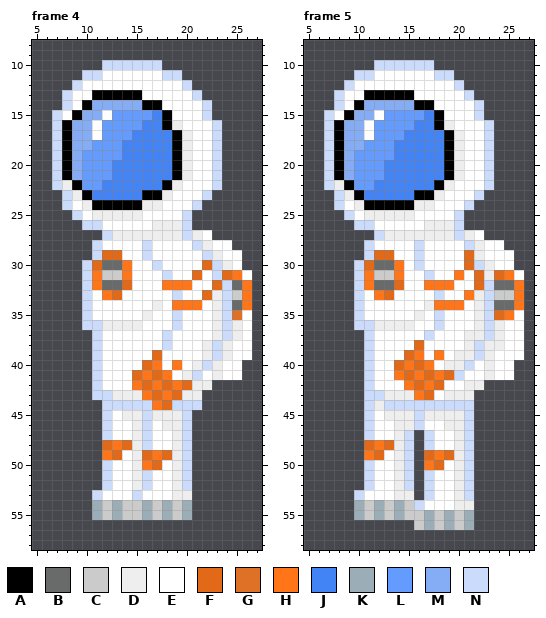
Pixel-art file: assets/scenes/Run_anim.aseprite. The picture above is the old version.
32x64 pixels, 7 frames. Shown: frame 4: x 5..27, y 8..58; frame 5: x 5..27, y 8..58.
Palette (. is transparent): A #000000  B #696a6a  C #cbcbcb  D #eeeeee  E #ffffff  F #e16918  G #df7126  H #ff7517  J #4283f6  K #9badb7  L #639bff  M #84adf6  N #cbdbfc
Pixels before, frame 4, first column x 7:
10 .....NNNNNN.........
11 ...NNEEEEEENN.......
12 ..NEEEEEEEEEEN......
13 .NEEAAAAAEEEEEN.....
14 .NEAMMMMMAAEEEEN....
15 NEAMMELLLLJAEEEN....
16 NAMMELLLLJJADEEEN...
17 NAMMELLLJJJJADEEN...
18 NAMMLLLJJJJJADEEN...
19 NAMLLLLJJJJJADEEN...
20 NAMLLLJJJJJJADEEN...
21 NAMLLLJJJJJJADEEN...
22 NDALLJJJJJJADEEEN...
23 .NDAJJJJJAADEEEN....
24 .NEDAAAAADDEEEN.....
25 ..NEDDDDDEEEEN......
26 ...NNEEEEEDDDN......
27 .....NDDDDDDDNDE....
28 ....NEEEENEEEENDEE..
29 ....NFFEENEEEEENDEE.
30 ...NFBBHEENEEEEFNDE.
31 ...NHCCHEEENEEFENFHE
32 ...NHBBFEEEHHHEEFNBH
33 ...NEHFEEEEENEEFDNCH
34 ...NEEEEEEDEHHHEDNBH
35 ...NEEEEEDEENEEEDNGE
36 ...NNDDDDEEENEEEDNDE
37 ....NEEEEEENEEEEDNDE
38 ....NEEEEEENEEEDNDEE
39 ....NEEEEEFEEEEDNDEE
40 ....NEEEEFHEHEDNDEE.
41 ....NEEEFHFHEDNEDEE.
42 ....NEEEHFHFHFDD....
43 ....NNDDDHFHFDD.....
44 .....NNNNNHFNNN.....
45 .....NEDDNDDDN......
46 .....NEEDNEDDN......
47 .....NEEDNEEDN......
48 .....FHFDNEEDN......
49 .....HFEDFHFDN......
50 .....NEEDHFEDN......
51 .....NEEDNEEDN......
52 .....NEEDNEEDN......
53 ....NEEENEEEDD......
54 ....KCKCCKCKCK......
55 ....KCKCCKCKCK......
Pixels before, frame 5, first column x 7:
10 .....NNNNNN.........
11 ...NNEEEEEENN.......
12 ..NEEEEEEEEEEN......
13 .NEEAAAAAEEEEEN.....
14 .NEAMMMMMAAEEEEN....
15 NEAMMELLLLJAEEEN....
16 NAMMELLLLJJADEEEN...
17 NAMMELLLJJJJADEEN...
18 NAMMLLLJJJJJADEEN...
19 NAMLLLLJJJJJADEEN...
20 NAMLLLJJJJJJADEEN...
21 NAMLLLJJJJJJADEEN...
22 NDALLJJJJJJADEEEN...
23 .NDAJJJJJAADEEEN....
24 .NEDAAAAADDEEEN.....
25 ..NEDDDDDEEEEN......
26 ...NNEEEEEDDDN......
27 .....NDDDDDDDNDE....
28 ....NEEEENEEEENDEE..
29 ....NFFEENEEEEFDEEE.
30 ...NFBBHENEEEEFNDEE.
31 ...NHCCHEENEEHEFDFHE
32 ...NHBBFEEHHHEEFNBBH
33 ...NEHFEEEENEEHDNCCH
34 ...NEEEEEEDHHHEDNBBH
35 ...NEEEEEDENEEEDNFHE
36 ...NNDDDDEENEEEDNDEE
37 ....NEEEEENEEEDDNDEE
38 ....NEEEEFEEEEDNDDEE
39 ....NEEEFHEHEDDNDEEE
40 ....NEEFHFHEDDNEDEE.
41 ....NEEHFHFHFNEEDEE.
42 ....NEEEHFHFEEDD....
43 ....NNDDDHFEDDD.....
44 ....NDNNNNNNNNN.....
45 ....NEDDDNDDDDN.....
46 ....NEEDDNEEDDN.....
47 ....NEEDN.NEEDN.....
48 ....FHFDN.NEEDN.....
49 ....HFEDN.FHFDN.....
50 ....NEEDN.HFEDN.....
51 ....NEEDN.NEEDN.....
52 ....NEEDN.NEEDN.....
53 ...NEEEDD.NEEDN.....
54 ...KCKCKCNEEEDD.....
55 ...KCKCKCCKCKCK.....
56 .........CKCKCK.....
The result:
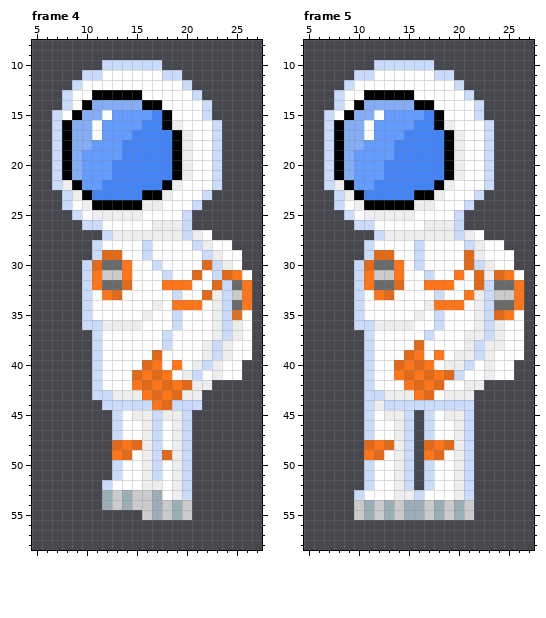
The edit:
Frame 4:
Colour C replaces colour E in row 53 at x 13 and 16.
Colour C replaces colour K in row 54 at x 13, 16, 18 and 20; in row 55 at x 16, 18 and 20.
Colour C replaces colour N in row 53 at x 15.
Colour D replaces colour E in row 52 at x 17.
Colour D replaces colour F in row 49 at x 16.
Colour D replaces colour H in row 50 at x 16.
Colour D replaces colour N in rows 45 to 48 at x 16; in rows 51 to 52 at x 16.
Colour E replaces colour D in row 45 at x 14; in row 46 at x 15 and 18; in row 47 at x 15; in rows 49 to 52 at x 15.
Colour F replaces colour D in row 48 at x 15.
Colour F replaces colour E in row 49 at x 14.
Colour F replaces colour H in row 48 at x 13.
Colour H replaces colour F in row 48 at x 14; in row 49 at x 13.
Colour K replaces colour C in row 54 at x 12, 14, 17 and 19; in row 55 at x 17 and 19.
Colour K replaces colour E in row 53 at x 12, 14 and 17.
Colour N replaces colour D in row 45 at x 17; in row 53 at x 20.
Colour N replaces colour E in row 45 at x 13; in rows 46 to 47 at x 13 and 17; in row 48 at x 17; in row 50 at x 13; in row 51 at x 13 and 17.
Colour N replaces colour F in row 50 at x 17.
Colour N replaces colour H in row 49 at x 17.
The author cleared colour C in row 55 at x 12 and 14 to 15.
The author cleared colour F in row 48 at x 12.
The author cleared colour H in row 49 at x 12.
The author cleared colour K in row 54 at x 11; in row 55 at x 11 and 13.
The author cleared colour N in rows 45 to 47 at x 12; in rows 50 to 51 at x 12; in row 53 at x 11.
Frame 5:
Colour C replaces colour D in row 54 at x 21.
Colour C replaces colour E in row 54 at x 17 and 19.
Colour C replaces colour K in row 54 at x 10, 12 and 14; in row 55 at x 10, 12, 14, 17, 19 and 21.
Colour E replaces colour D in row 45 at x 18; in row 46 at x 19.
Colour E replaces colour F in row 49 at x 19; in row 50 at x 18.
Colour E replaces colour N in row 53 at x 17.
Colour F replaces colour E in row 48 at x 19.
Colour F replaces colour H in row 49 at x 18.
Colour F replaces colour N in row 48 at x 17.
Colour H replaces colour E in row 48 at x 18.
Colour H replaces colour F in row 49 at x 17.
Colour K replaces colour C in row 54 at x 11, 13 and 15; in row 55 at x 11, 13, 15 to 16, 18 and 20.
Colour K replaces colour D in row 54 at x 20.
Colour K replaces colour E in row 54 at x 18.
Colour K replaces colour N in row 54 at x 16.
Colour N is added in row 53 at x 16.
Colour N replaces colour D in row 45 at x 15 and 17; in row 46 at x 15.
Colour N replaces colour E in row 46 at x 17.
Colour N replaces colour H in row 50 at x 17.
The author cleared colour C in row 56 at x 16, 18 and 20.
The author cleared colour K in row 56 at x 17, 19 and 21.
The author cleared colour N in rows 45 to 46 at x 16.
